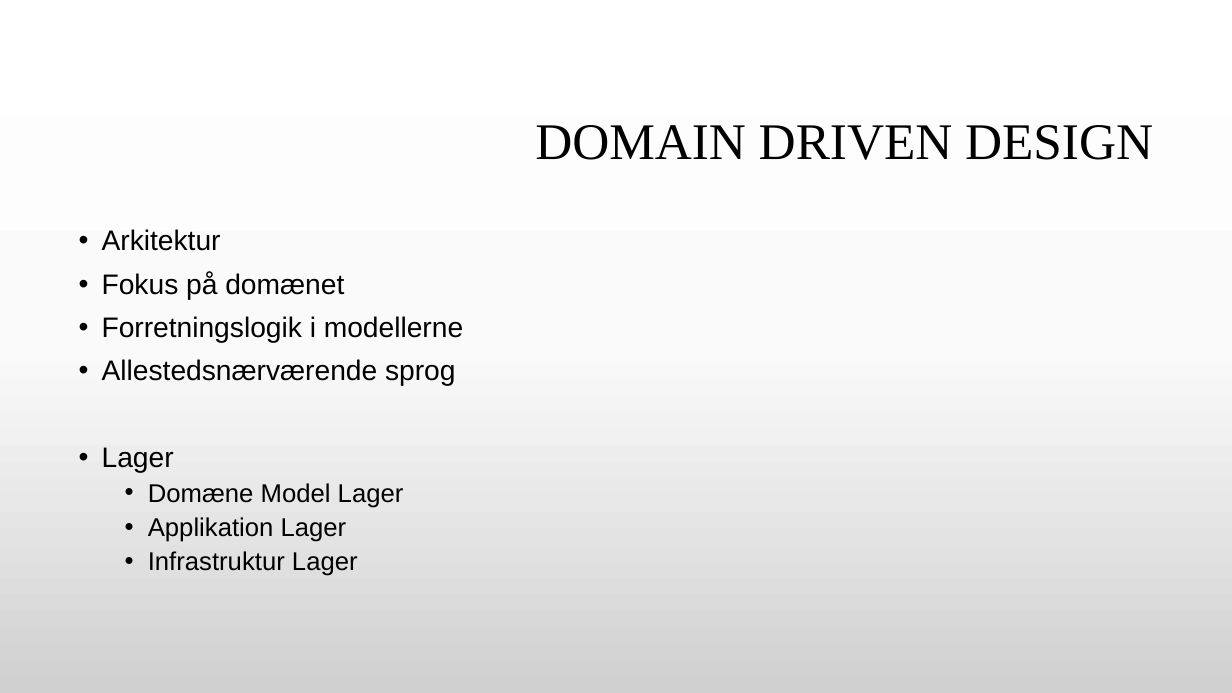
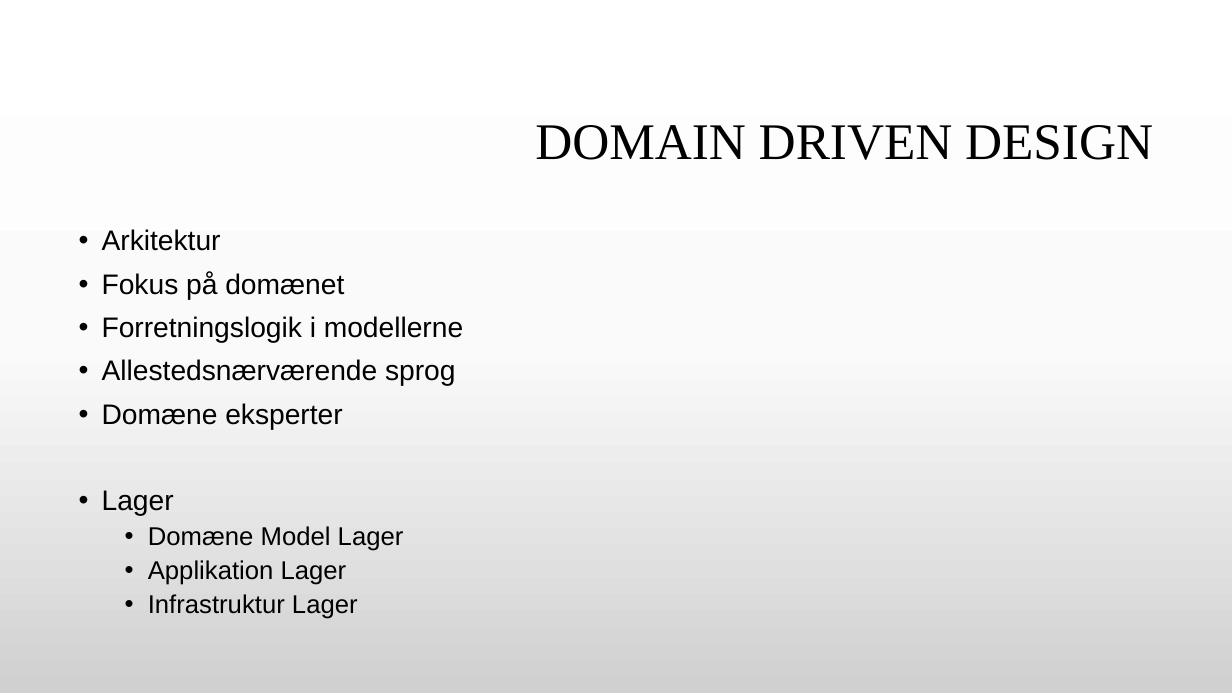
Before and after one commit to GitDeveloperBel/Kafka, a slide deck: slide 12 of presentation.pptx. Drawn at 1232x693 pixels with LibreOffice and Linux fonts; fonts in the diff are those of the drawing; background and template pictures are left out. Boxes give left, top, right and bottom in pixels: in the first picture for what was removed or moved away, otherwise in the second. Text is boxed around its words. In the diff, an @@ line names an element or a change of style, - is before the commit and + after.

```diff
--- a/presentation.pptx
+++ b/presentation.pptx
@@ text at [102, 403, 342, 430]: paragraph added @@
+• Domæne eksperter
```
Also in this commit, not shown: 2 other slides changed, 3 slides added, 8 other files.
